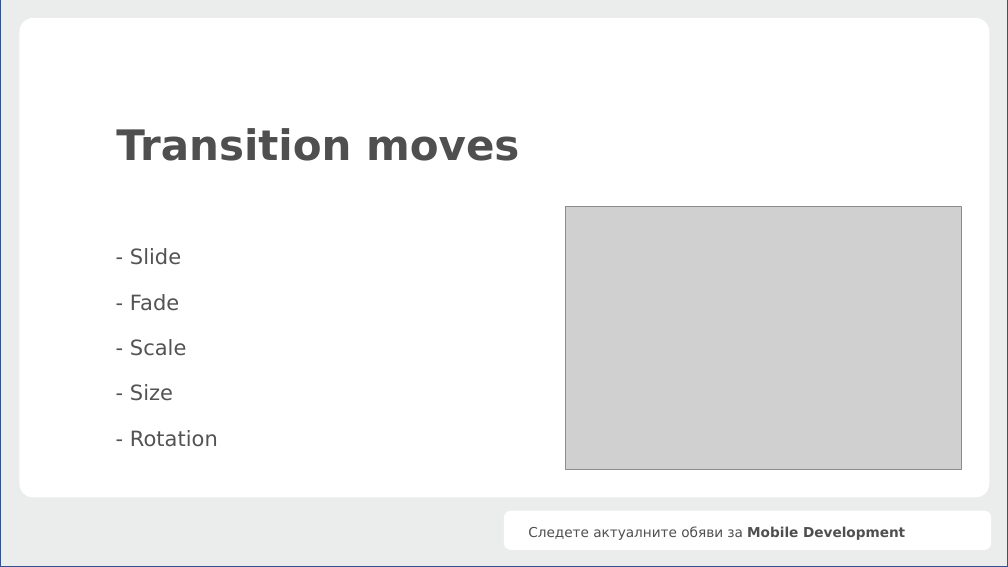
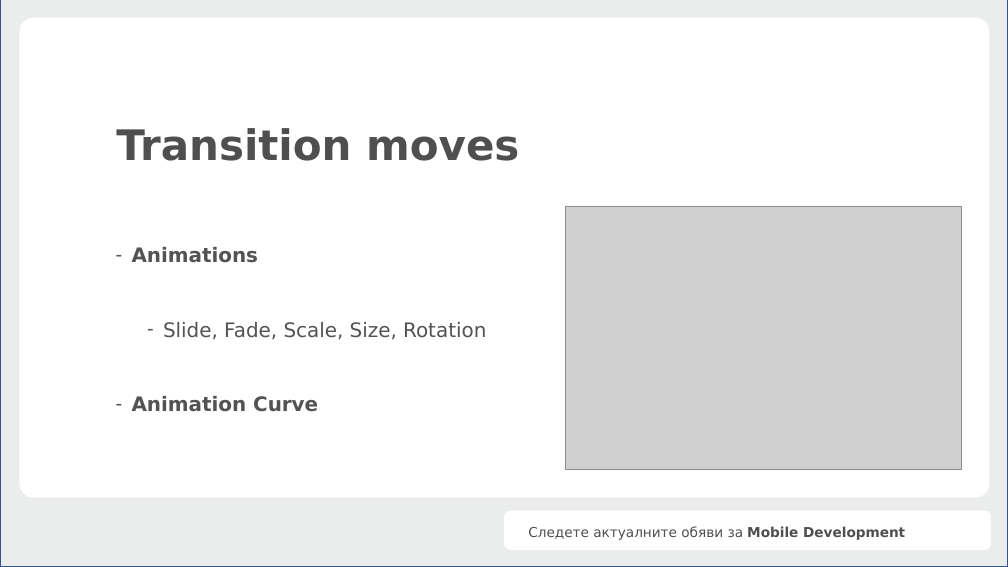
Before and after one commit to BobbyStatev/SmoothTransitionsFlutter, a slide deck: slide 6 of Smooth transitions.pptx. Drawn at 1008x567 pixels with LibreOffice and Linux fonts; fonts in the diff are those of the drawing; grey boxes stand for pictures; background and template pictures are left out. Boxes give left, top, right and bottom in pixels: in the first picture for what was removed or moved away, otherwise in the second. Text is boxed around its words. In the diff, an @@ line names an element or a change of style, - is before the commit and + after.

```diff
--- a/Smooth transitions.pptx
+++ b/Smooth transitions.pptx
@@ text at [132,247,486,412]: text changed; size 20 to 19 pt @@
-- Slide
-- Fade
-- Scale
-- Size
-- Rotation
+– Animations
+  – Slide, Fade, Scale, Size, Rotation
+– Animation Curve
```
Also in this commit, not shown: 4 other slides changed, 25 other files.
